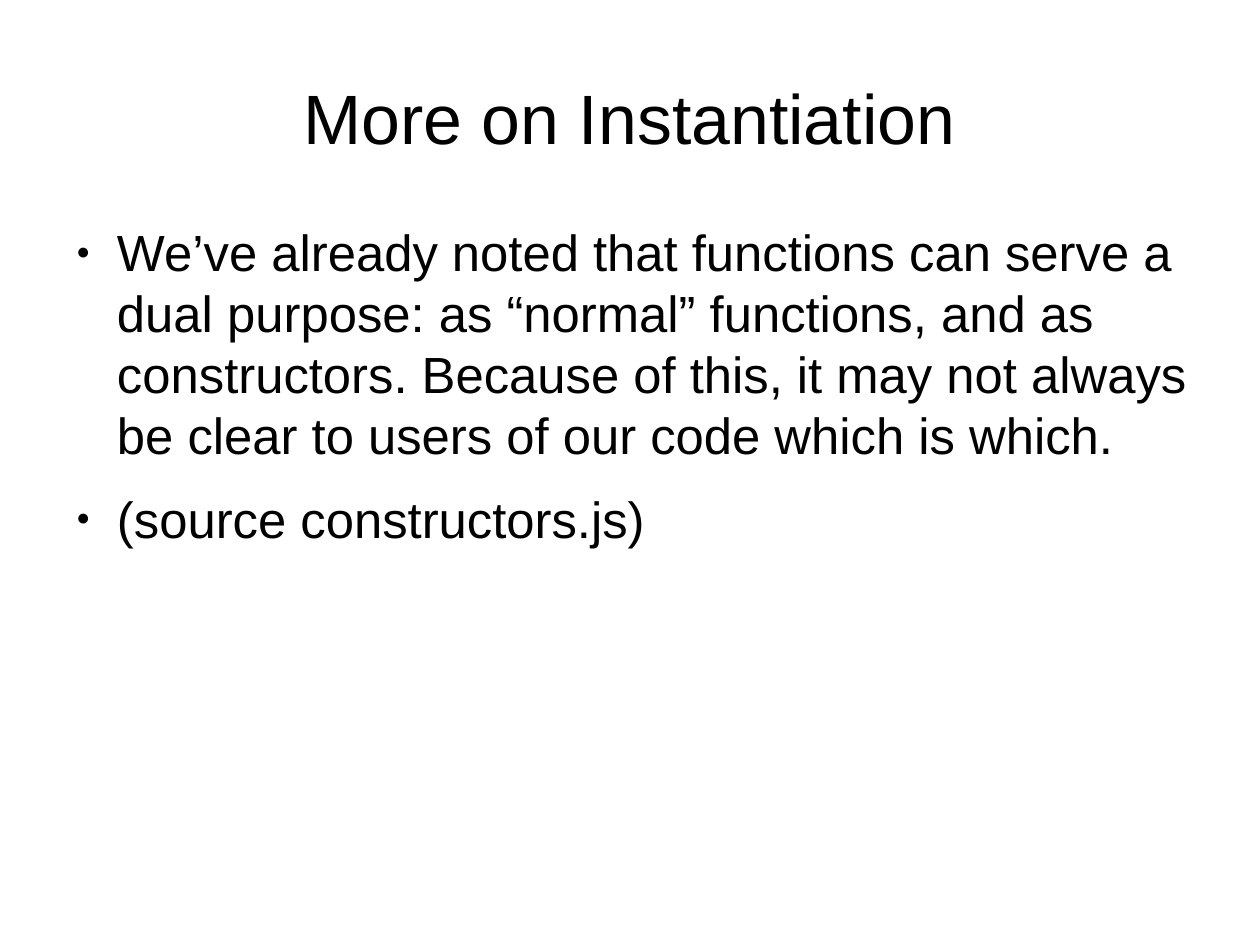
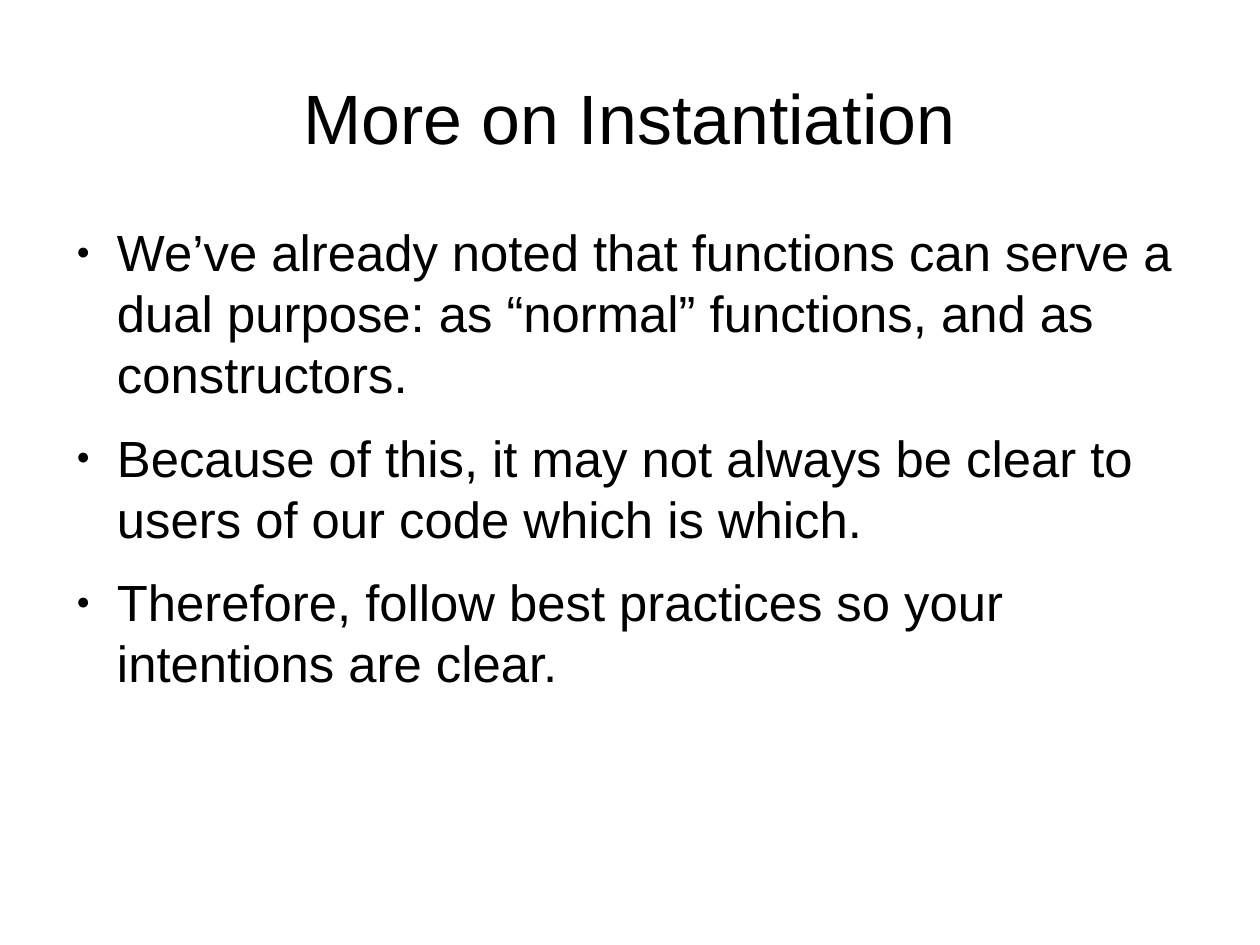
Before and after one commit to tomafc330/presentations, a slide deck: slide 11 of advanced-javascript/presentation.odp. Drawn at 1260x945 pixels with LibreOffice and Linux fonts; fonts in the diff are those of the drawing. Boxes give left, top, right and bottom in pixels: in the first picture for what was removed or moved away, otherwise in the second. Text is boxed around its words. In the diff, an @@ line names an element or a change of style, - is before the commit and + after.

```diff
--- a/advanced-javascript/presentation.odp
+++ b/advanced-javascript/presentation.odp
@@ text at [117, 234, 1171, 683]: text changed @@
-● We’ve already noted that functions can serve a dual purpose: as “normal” functions, and as constructors. Because of this, it may not always be clear to users of our code which is which.
-● (source constructors.js)
+● We’ve already noted that functions can serve a dual purpose: as “normal” functions, and as constructors.
+● Because of this, it may not always be clear to users of our code which is which.
+● Therefore, follow best practices so your intentions are clear.
```
Also in this commit, not shown: 8 other slides changed, 8 other files.
